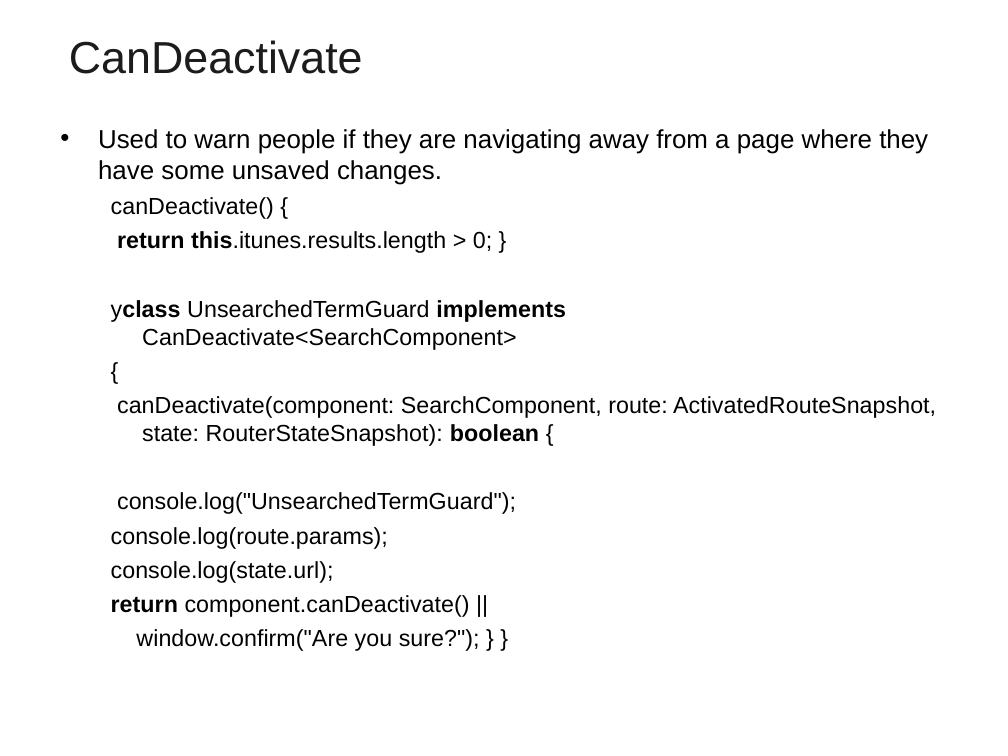
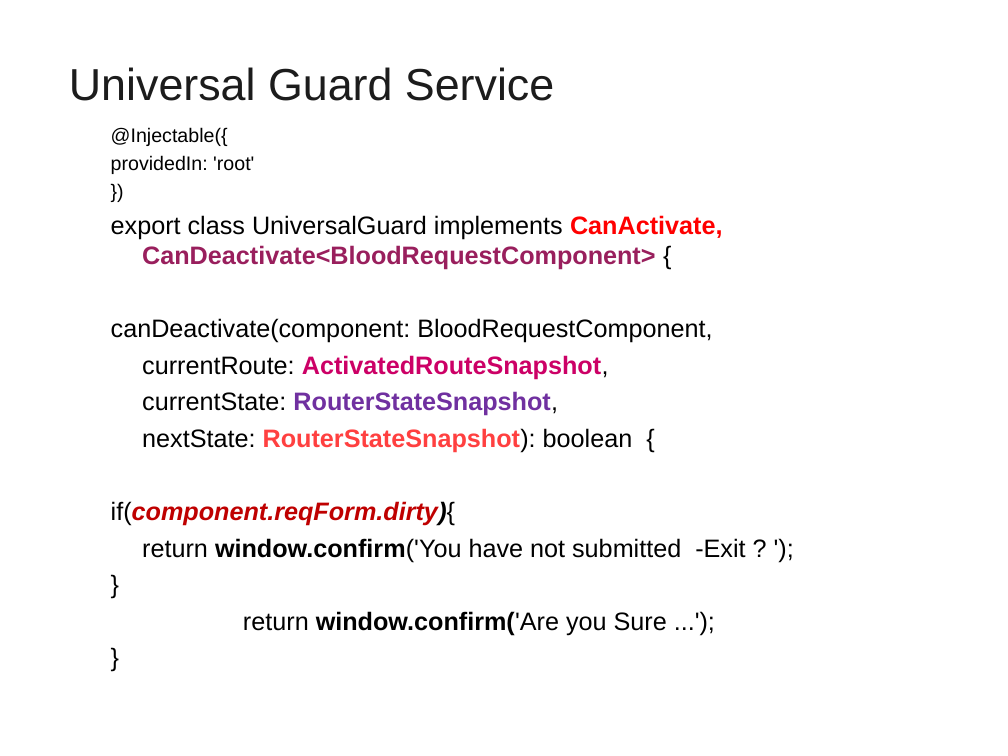
Before and after one commit to vatsank/angularExample, a slide deck: slide 85 of Angular_Module02.ppt (slide 93 before the commit). Drawn at 1008x756 pixels with LibreOffice and Linux fonts; fonts in the diff are those of the drawing; background and template pictures are left out. Boxes give left, top, right and bottom in pixels: in the first picture for what was removed or moved away, otherwise in the second. Text is boxed around its words. In the diff, an @@ line names an element or a change of style, - is before the commit and + after.

```diff
--- a/Angular_Module02.ppt
+++ b/Angular_Module02.ppt
@@ title at box(69, 67, 554, 101): text changed @@
-CanDeactivate
+Universal Guard Service
@@ text at box(111, 127, 745, 635): text changed; size 16.6 to 18 pt @@
-• Used to warn people if they are navigating away from a page where they have some unsaved changes.
-  canDeactivate() {
-  return this.itunes.results.length > 0; }
-  yclass UnsearchedTermGuard implements CanDeactivate<SearchComponent>
-  {
-  canDeactivate(component: SearchComponent, route: ActivatedRouteSnapshot, state: RouterStateSnapshot): boolean {
-  console.log("UnsearchedTermGuard");
-  console.log(route.params);
-  console.log(state.url);
-  return component.canDeactivate() ||
-  window.confirm("Are you sure?"); } }
+  @Injectable({
+  providedIn: 'root'
+  })
+  export class UniversalGuard implements CanActivate, CanDeactivate<BloodRequestComponent> {
+  canDeactivate(component: BloodRequestComponent,
+  currentRoute: ActivatedRouteSnapshot,
+  currentState: RouterStateSnapshot,
+  nextState: RouterStateSnapshot): boolean {
+  if(component.reqForm.dirty){
+  return window.confirm('You have not submitted -Exit ? ');
+  }
+  return window.confirm('Are you Sure ...');
+  }
```
Also in this commit, not shown: 6 other slides changed, 4 slides added, 11 slides removed, 1 other file.
